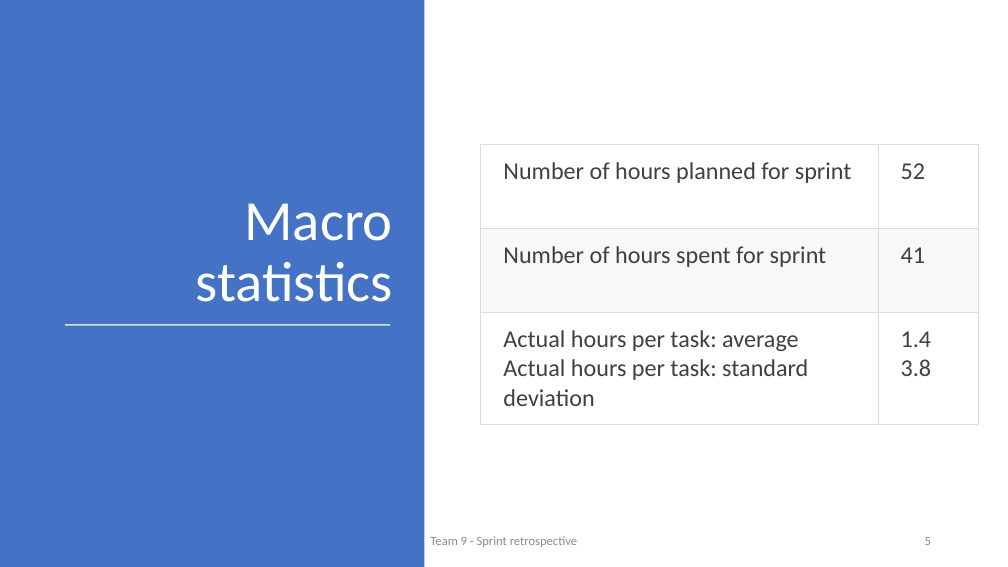
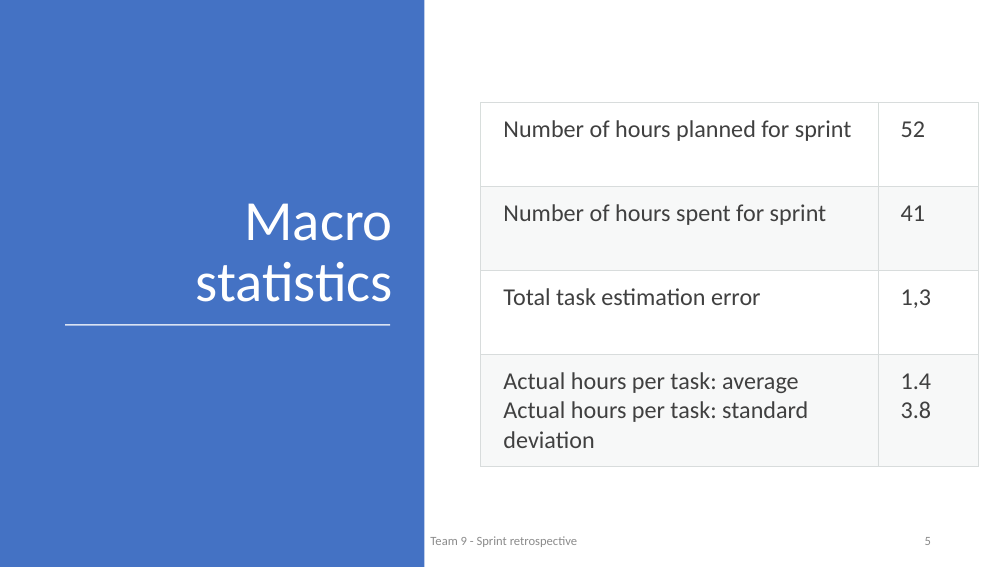
Before and after one commit to MicheleCarb/OfficeQueueManagement, a slide deck: slide 5 of Presentazione_SW2.pptx. Drawn at 1008x567 pixels with LibreOffice and Linux fonts; fonts in the diff are those of the drawing. Boxes give left, top, right and bottom in pixels: in the first picture for what was removed or moved away, otherwise in the second. Text is boxed around its words. In the diff, an @@ line names an element or a change of style, - is before the commit and + after.

```diff
--- a/Presentazione_SW2.pptx
+++ b/Presentazione_SW2.pptx
@@ table at bbox=[481, 103, 979, 548] @@
+row 3: Total task estimation error | 1,3
@@ table: place and size @@
-table at bbox=[481, 144, 979, 513]
+table at bbox=[481, 103, 979, 548]
```
Also in this commit, not shown: 1 other slide changed, 1 other file.
